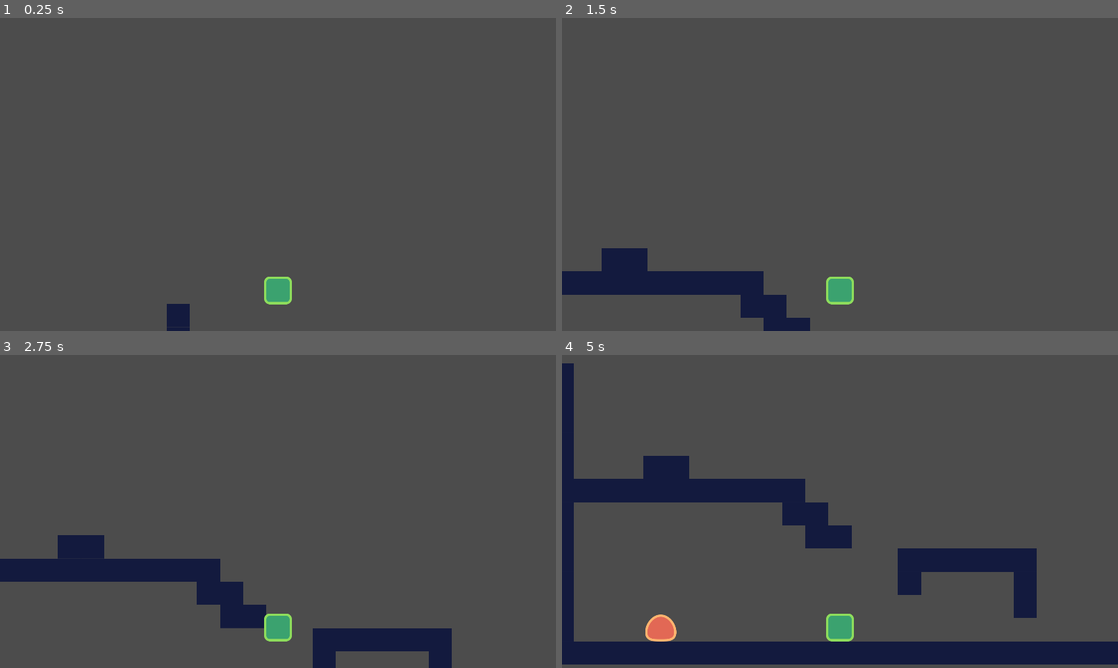
Above: before the commit, frames 1-4 (two rows, left to right).
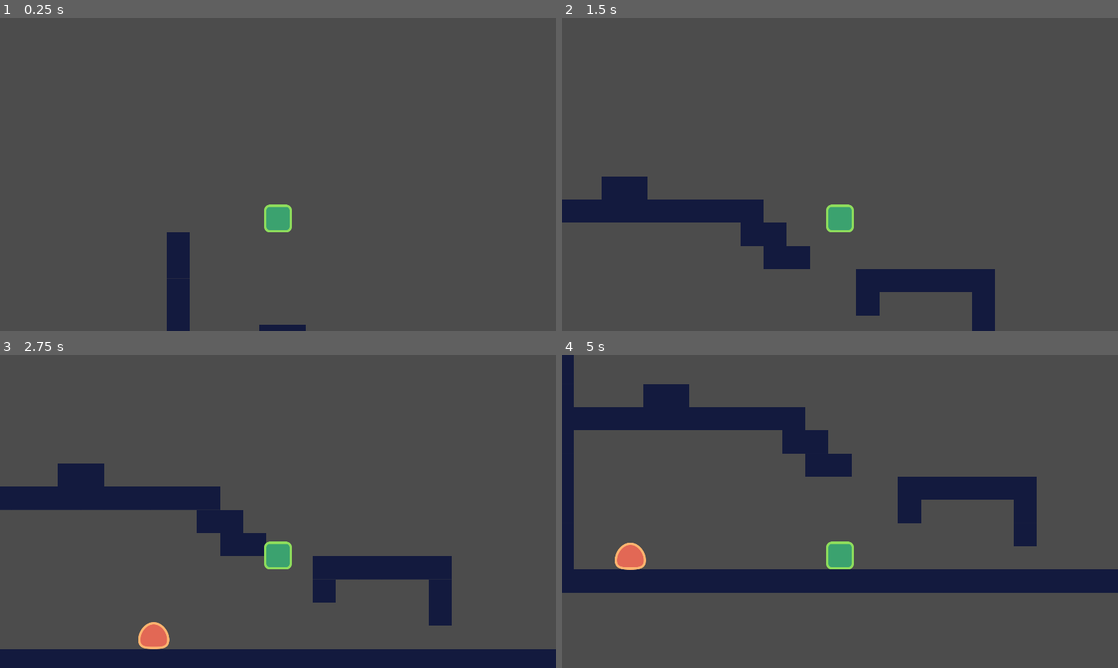
Above: after the commit, the same moments.

Repository: cbpas3/Platformer
Game: Godot game, scene res://src/Levels/LevelTemplate.tscn
The game is run twice, just before and just after one commit, with the same random seed, the same clock (stepped at 60 frames per second) and the same inputs.
Inputs:
- Up to frame 1 (0.25 s): no input
- Up to frame 2 (1.5 s): hold D (move_right) from 0.53 s (still down); tap W (jump) at 0.77 s
- Up to frame 3 (2.75 s): tap W (jump) at 1.52 s; release D (move_right) at 2.03 s; hold A (move_left) from 2.03 s (still down)
- Up to frame 4 (5 s): release A (move_left) at 2.78 s; hold D (move_right) 2.78-4.28 s; tap W (jump) at 3.02, 3.77, 4.52 s; hold A (move_left) from 4.28 s (still down)

The runs differ from the first frame. In frame 1, 2.0% of the frame differs, in the area x 30-55%, y 59-100%; in frame 2, 12%; in frame 3, 21%; in frame 4, 31%, in the area x 0-100%, y 0-99%.

Commit message:
feat: Add ability to bounce off enemy & die

Diff:
--- a/src/Actors/Enemy.tscn
+++ b/src/Actors/Enemy.tscn
@@ -30,8 +30,7 @@
 
 [node name="StompDetector" type="Area2D" parent="."]
 position = Vector2( 0, -48 )
-collision_layer = 0
-monitorable = false
+collision_layer = 2
 
 [node name="CollisionShape2D" type="CollisionShape2D" parent="StompDetector"]
 modulate = Color( 0.207843, 0.964706, 0.12549, 1 )
--- a/src/Actors/Player.gd
+++ b/src/Actors/Player.gd
@@ -1,4 +1,15 @@
 extends Actor
+
+export var stomp_impulse: = 1000.0 #per second
+
+
+func _on_EnemyDetector_area_entered(area: Area2D) -> void:
+	# bounce off enemy
+	_velocity = calculate_stomp_velocity(_velocity,stomp_impulse)
+
+func _on_EnemyDetector_body_entered(body: Node) -> void:
+	# kills player
+	queue_free()
 
 func _physics_process(delta: float) -> void:
 	var is_jump_interrupted: = Input.is_action_just_released("jump") and _velocity.y < 0.0
@@ -33,3 +44,9 @@
 	if is_jump_interrupted:
 		out.y = 0.0
 	return out
+
+func calculate_stomp_velocity(linear_velocity: Vector2, impulse: float) -> Vector2:
+	# Bounce off enemy
+	var out: = linear_velocity
+	out.y = -impulse
+	return out
--- a/src/Actors/Player.tscn
+++ b/src/Actors/Player.tscn
@@ -1,10 +1,13 @@
-[gd_scene load_steps=4 format=2]
+[gd_scene load_steps=5 format=2]
 
 [ext_resource path="res://src/Actors/Player.gd" type="Script" id=1]
 [ext_resource path="res://assets/player.png" type="Texture" id=2]
 
 [sub_resource type="RectangleShape2D" id=1]
 extents = Vector2( 40, 46 )
+
+[sub_resource type="RectangleShape2D" id=2]
+extents = Vector2( 48, 40 )
 
 [node name="Player" type="KinematicBody2D"]
 collision_mask = 10
@@ -20,5 +23,18 @@
 shape = SubResource( 1 )
 
 [node name="Camera2D" type="Camera2D" parent="."]
-position = Vector2( 0, -448 )
+position = Vector2( 0, -200 )
 current = true
+
+[node name="EnemyDetector" type="Area2D" parent="."]
+modulate = Color( 1, 0, 0, 1 )
+collision_layer = 0
+collision_mask = 2
+monitorable = false
+
+[node name="CollisionShape2D" type="CollisionShape2D" parent="EnemyDetector"]
+position = Vector2( 0, -40 )
+shape = SubResource( 2 )
+
+[connection signal="area_entered" from="EnemyDetector" to="." method="_on_EnemyDetector_area_entered"]
+[connection signal="body_entered" from="EnemyDetector" to="." method="_on_EnemyDetector_body_entered"]
